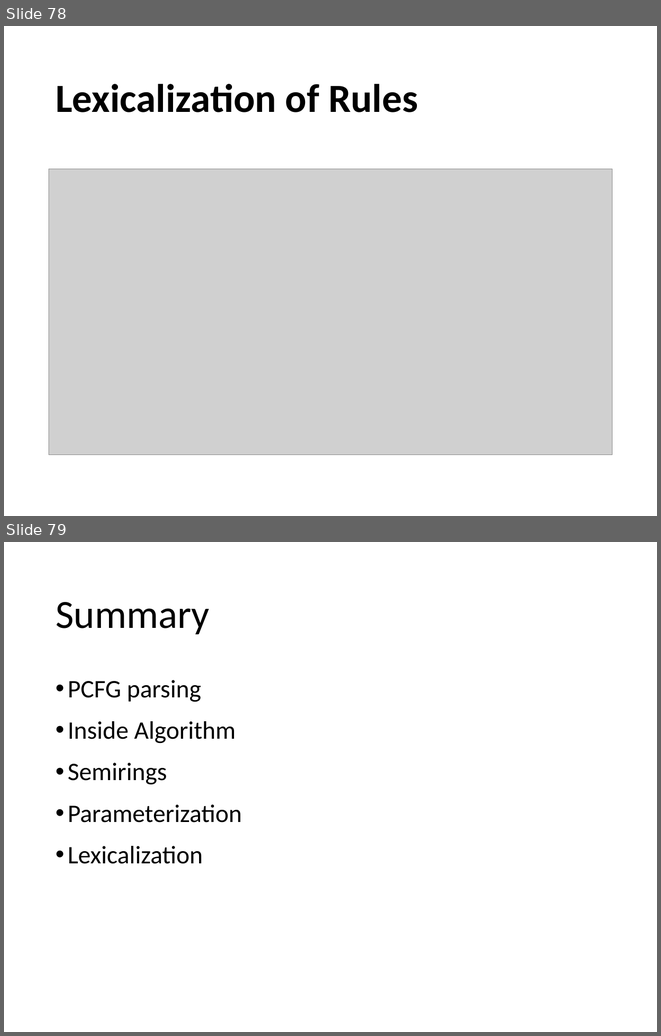
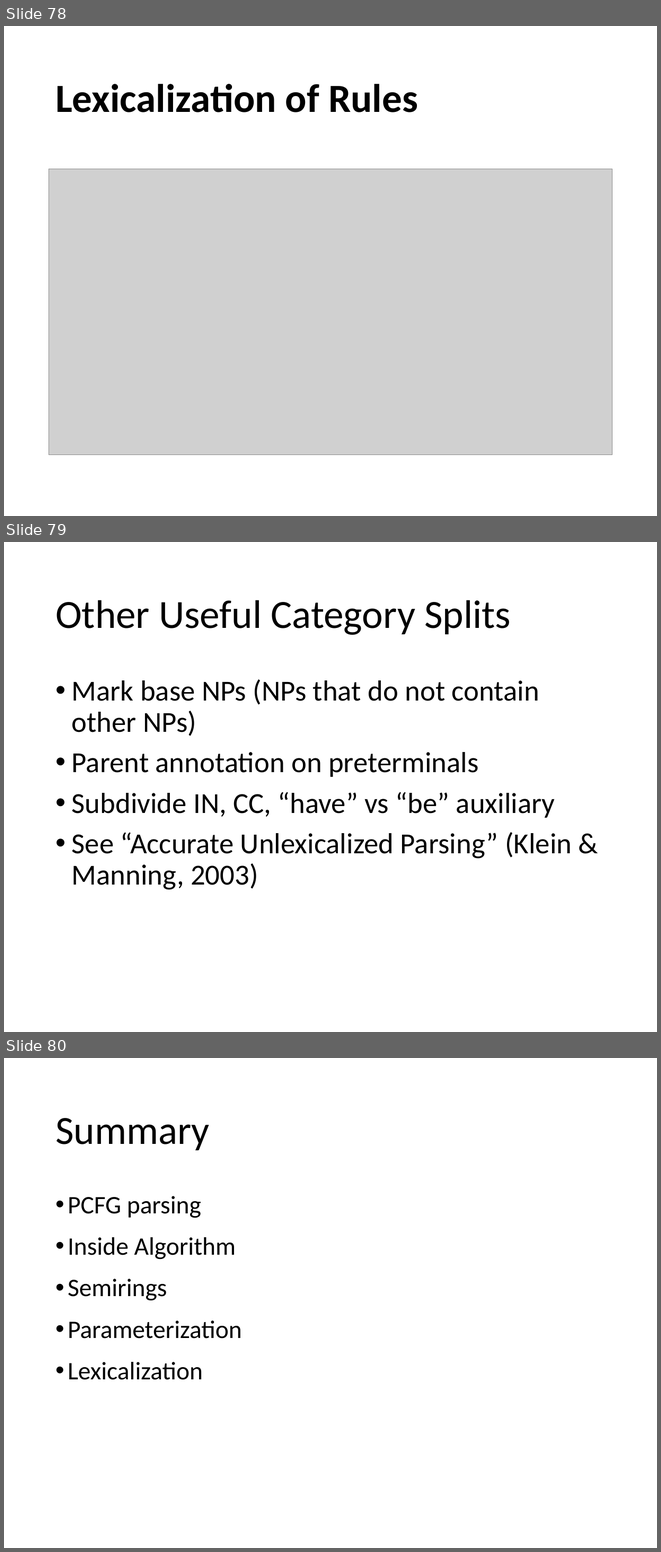
Before and after one commit to isi-nlp/csci_544_fa_18_slides, a slide deck: pcfg_0914.pptx. Shown one above the other, each under a label of ours: slides 78 and 79 before the commit, slides 78, 79 and 80 after it. The pictures are 661x1036 and 661x1552 pixels, drawn with LibreOffice and Linux fonts; fonts in the diff are those of the drawing; grey boxes stand for pictures. Boxes give left, top, right and bottom in pixels: in the first picture for what was removed or moved away, otherwise in the second. Text is boxed around its words. In the diff, an @@ line names an element or a change of style, - is before the commit and + after.

```diff
--- a/pcfg_0914.pptx
+++ b/pcfg_0914.pptx
@@ slide 79 added at <box>4,542,657,1032</box>, background #FFFFFF @@
@@ title added at <box>55,600,511,635</box>, 44 pt, text #000000 @@
+Other Useful Category Splits
@@ text added at <box>72,679,572,890</box>, 32 pt, text #000000 @@
+• Mark base NPs (NPs that do not contain other NPs)
+• Parent annotation on preterminals
+• Subdivide IN, CC, “have” vs “be” auxiliary
+• See “Accurate Unlexicalized Parsing” (Klein & Manning, 2003)
@@ what was slide 79 is now slide 80 @@
```
Also in this commit, not shown: 1 slide changed, 2 other files.
